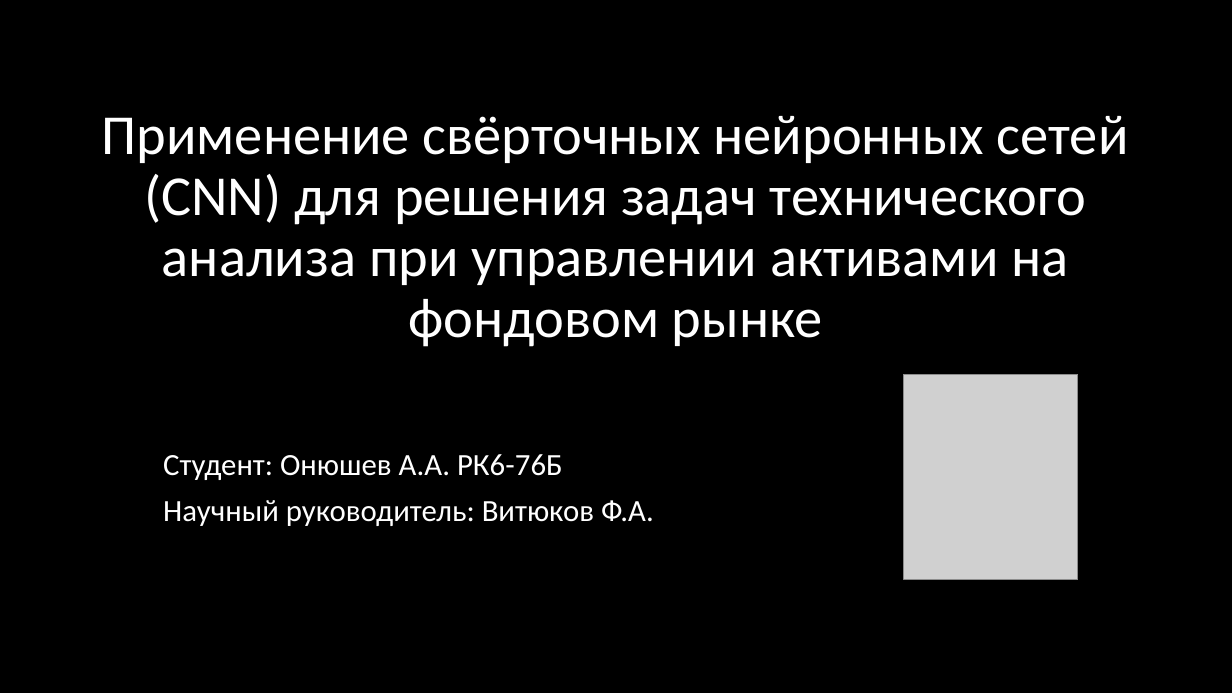
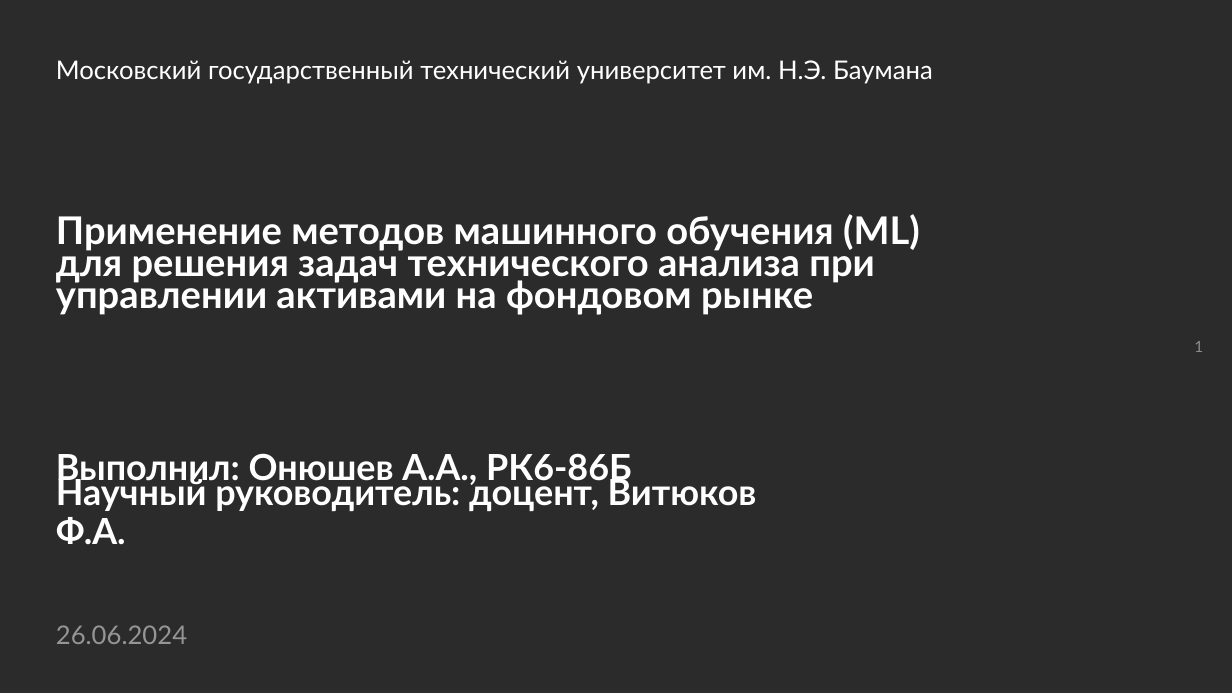
Before and after one commit to Relax-FM/Diploma, a slide deck: slide 1 of Diploma/presentation/Presentation.pptx. Drawn at 1232x693 pixels with LibreOffice and Linux fonts; fonts in the diff are those of the drawing; grey boxes stand for pictures; background and template pictures are left out; a plain dark background stands for a picture behind light text. Boxes give left, top, right and bottom in pixels: in the first picture for what was removed or moved away, otherwise in the second. Text is boxed around its words. In the diff, an @@ line names an element or a change of style, - is before the commit and + after.

Commit message:
FINALLY VERSION: presentation and text finally version v1.0.0

```diff
--- a/Diploma/presentation/Presentation.pptx
+++ b/Diploma/presentation/Presentation.pptx
@@ background #000000 to picture (left out) @@
@@ text added at [56,60,933,84], 20 pt, text #FFFFFF @@
+Московский государственный технический университет им. Н.Э. Баумана
@@ text "Применение методов машинного обучения (ML) ..." at [56,214,920,315]: vertical alignment bottom to middle @@
@@ text at [56,214,920,315]: text changed; size 44 to 29.7 pt; font Calibri to Lato; bold on @@
-Применение свёрточных нейронных сетей (CNN) для решения задач технического анализа при управлении активами на фондовом рынке
+Применение методов машинного обучения (ML) для решения задач технического анализа при управлении активами на фондовом рынке
@@ page number added at [1194,341,1203,352], 12 pt, text #8C8C8C @@
+1
@@ picture removed at [904,374,1078,579] @@
@@ text added at [56,453,632,487], 28 pt, text #FFFFFF, bold @@
+Выполнил: Онюшев А.А., РК6-86Б
@@ text added at [56,474,757,544], 28 pt, text #FFFFFF, bold @@
+Научный руководитель: доцент, Витюков Ф.А.
@@ subtitle removed at [163,454,654,526] @@
-Студент: Онюшев А.А. РК6-76Б
-Научный руководитель: Витюков Ф.А.
@@ text added at [56,625,187,644], 20 pt, text #FFFFFF at 50% opacity @@
+26.06.2024
```
Also in this commit, not shown: 12 slides added, 11 slides removed, 1 other file.
